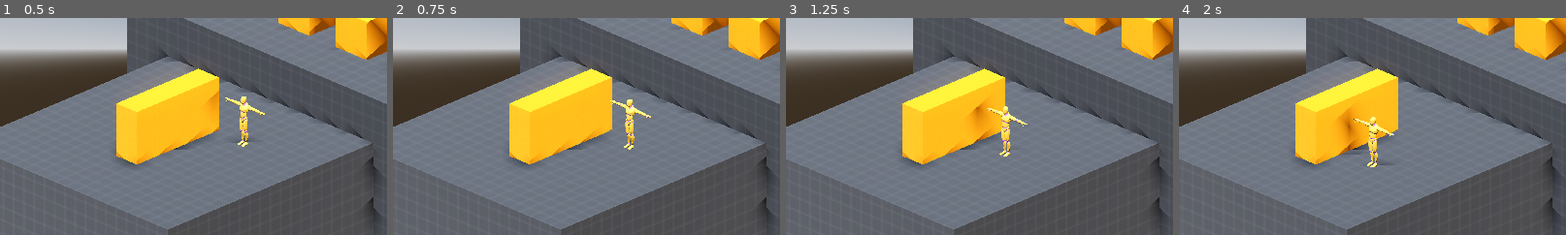
Above: before the commit, frames 1-4 (left to right).
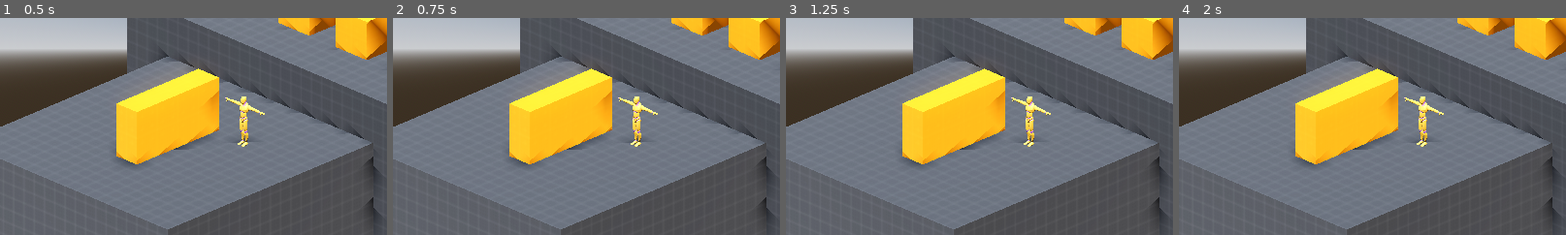
Above: after the commit, the same moments.

Repository: RuffledPlume/GWF-86
Game: Godot game, scene res://levels/lvl_sandbox.tscn
Same seed, same stepped clock (60 frames per second), same inputs: the game is played once before the commit and once after it. The project has no main scene, so this scene is started directly.
Inputs:
- Up to frame 1 (0.5 s): no input
- Up to frame 2 (0.75 s): tap Enter at 0.5 s; hold W from 0.53 s (still down)
- Up to frame 3 (1.25 s): keep holding W
- Up to frame 4 (2 s): keep holding W
The pictures show only the part of the screen within x 11-61%, y 40-90%; the shares and areas given below are measured in that part.

Frame 1 is identical in both runs. In frame 2, 1.2% of the frame differs, in the area x 53-69%, y 33-61%; in frame 3, 1.7%; in frame 4, 2.1%, in the area x 41-69%, y 33-69%.

Commit message:
Revert "Merge remote-tracking branch 'origin/Ruffled-Dev' into RichDev"
This reverts commit 6379dc984a1fef051a5821e86271975123e69e48, reversing
changes made to da169ddbd5d02d5931e2892688295dd54070bddc.

Diff:
--- a/project/scripts/player.gd
+++ b/project/scripts/player.gd
@@ -1,17 +1 @@
 class_name Player extends Character
-
-func _physics_process(delta: float) -> void:
-	var movement_input : Vector3
-	if Input.is_key_pressed(KEY_D):
-		movement_input.x = 1.0
-	elif Input.is_key_pressed(KEY_A):
-		movement_input.x = -1.0
-
-	if Input.is_key_pressed(KEY_W):
-		movement_input.z = 1.0
-	elif Input.is_key_pressed(KEY_S):
-		movement_input.z = -1.0
-
-	velocity = movement_input * 100.0 * delta
-
-	move_and_slide()
